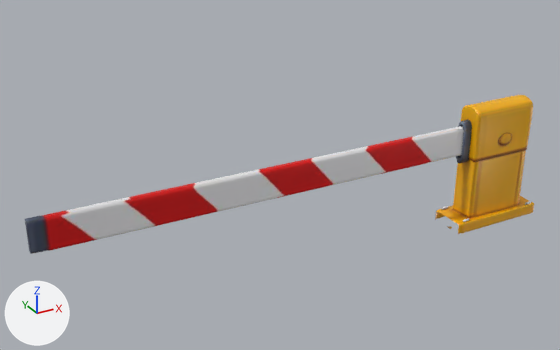
Renders of the glTF model apps/client/src/fps/models/jail-kit/barrier-arm.glb from each side of a commit.
The view is the same before and after, from a 50 mm lens placed at (-2.64, -4.2, 2.88), pointed at (-0.22, 0.2, 0.67). The axes (+X, +Y, +Z) are drawn at lower left. The lights are the same throughout. The first picture is the older version. Where no turn or scale is listed for an object, it has been applied to the vertices. Vertices at exactly the same position are counted once.

The first picture shows 'meshy-barrier-arm', 'striped barrier arm'.
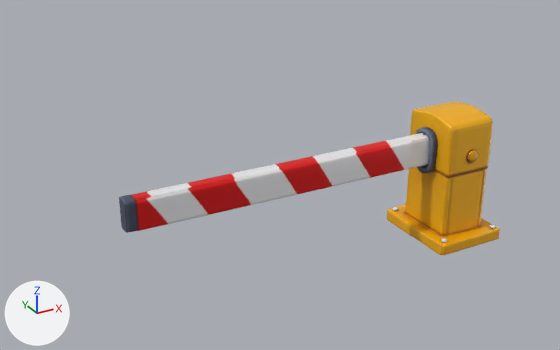
Location of each change, (x1, y1, x2, y2) in pixels of the pictures (560 x 350 px; the box of a moved part takes in the faces that stretch with it):
'meshy-barrier-arm', reshaped (14% wider, 10% taller): before (435, 95, 534, 234); after (387, 102, 500, 255)
'striped barrier arm', reshaped, moved (32% narrower, 24% shorter): before (25, 128, 458, 254); after (119, 137, 412, 233)
part 1 of me_geometry_0_014, moved or reshaped: before (461, 95, 533, 162); after (410, 102, 493, 178)
part 2 of me_geometry_0_014, moved or reshaped: before (456, 120, 472, 164); after (416, 127, 438, 173)
part 3 of me_geometry_0_014, moved or reshaped: before (499, 133, 512, 145); after (467, 150, 478, 162)
part 4 of me_geometry_0_014, added (orange): after (387, 167, 500, 255)
part 5 of me_geometry_0_014, added: after (405, 133, 430, 169)
part 6 of me_geometry_0_014, deleted (brown): before (435, 150, 534, 234)
part 7 of me_geometry_0_014, deleted: before (455, 126, 464, 157)

The edits, one by one:
me_geometry_0_014 is used by ob_meshy_barrier_arm; location (0.0, 0.0, 0.0).
me_geometry_0_014 had 1047 vertices, 1749 faces and spanned x 1.19..1.99, y -0.15..0.15, z 0.001..1.0.
me_geometry_0_014 now has 1036 vertices, 1759 faces and spans x 0.734..1.426, y -0.359..0.359, z 0.0..1.0.
me_geometry_0_014 part 1: the loose piece of 252 vertices spanning x 1.307..1.884, y -0.1..0.1, z 0.561..1.0 is scaled about the mesh origin by (0.713, 2.4, 1).
me_geometry_0_014 part 2: the loose piece of 173 vertices spanning x 1.241..1.449, y -0.044..0.047, z 0.539..0.887 is scaled about the mesh origin by (0.713, 2.4, 1).
me_geometry_0_014 part 3: the loose piece of 53 vertices spanning x 1.547..1.68, y -0.109..-0.1, z 0.662..0.755 is scaled about the mesh origin by (0.713, 2.4, 1).
me_geometry_0_014 part 4: a new loose piece of 247 vertices spanning x 0.842..1.426, y -0.359..0.359, z 0.0..0.574, in mat_material_0_014 (picture img_image_0).
me_geometry_0_014 part 5: a new loose piece of 57 vertices spanning x 0.734..1.258, y -0.054..0.063, z 0.609..0.842, in mat_material_0_014 (picture img_image_0).
me_geometry_0_014 part 6: the loose piece of 254 vertices spanning x 1.19..1.99, y -0.15..0.15, z 0.001..0.574 is deleted.
me_geometry_0_014 part 7: the loose piece of 56 vertices spanning x 1.19..1.764, y -0.023..0.026, z 0.609..0.842 is deleted.
Other edits to the shape of me_geometry_0_014 do not show in these pictures.
me_geometry_0_015 is used by ob_striped_barrier_arm; location (1.59, 0.0, 0.8).
me_geometry_0_015 had 144 vertices, 246 faces and spanned x -3.59..-0.4, y -0.02..0.03, z -0.19..0.05.
me_geometry_0_015 now has 145 vertices, 246 faces and spans x -2.56..-0.4, y -0.05..0.06, z -0.19..0.05.
Part 8, on me_geometry_0_015:
142 vertices are removed from x -3.59..-0.4, y -0.02..0.03, z -0.19..0.05.
246 faces are deleted.
1 vertex moves within x -0.4, y -0.02, z 0.04.
143 vertices are added at x -2.56..-0.4, y -0.05..0.06, z -0.19..0.05.
246 new faces join them.
Object 'striped barrier arm' (ob_striped_barrier_arm) moves from (1.59, 0.0, 0.8) to (1.134, 0.0, 0.8).
